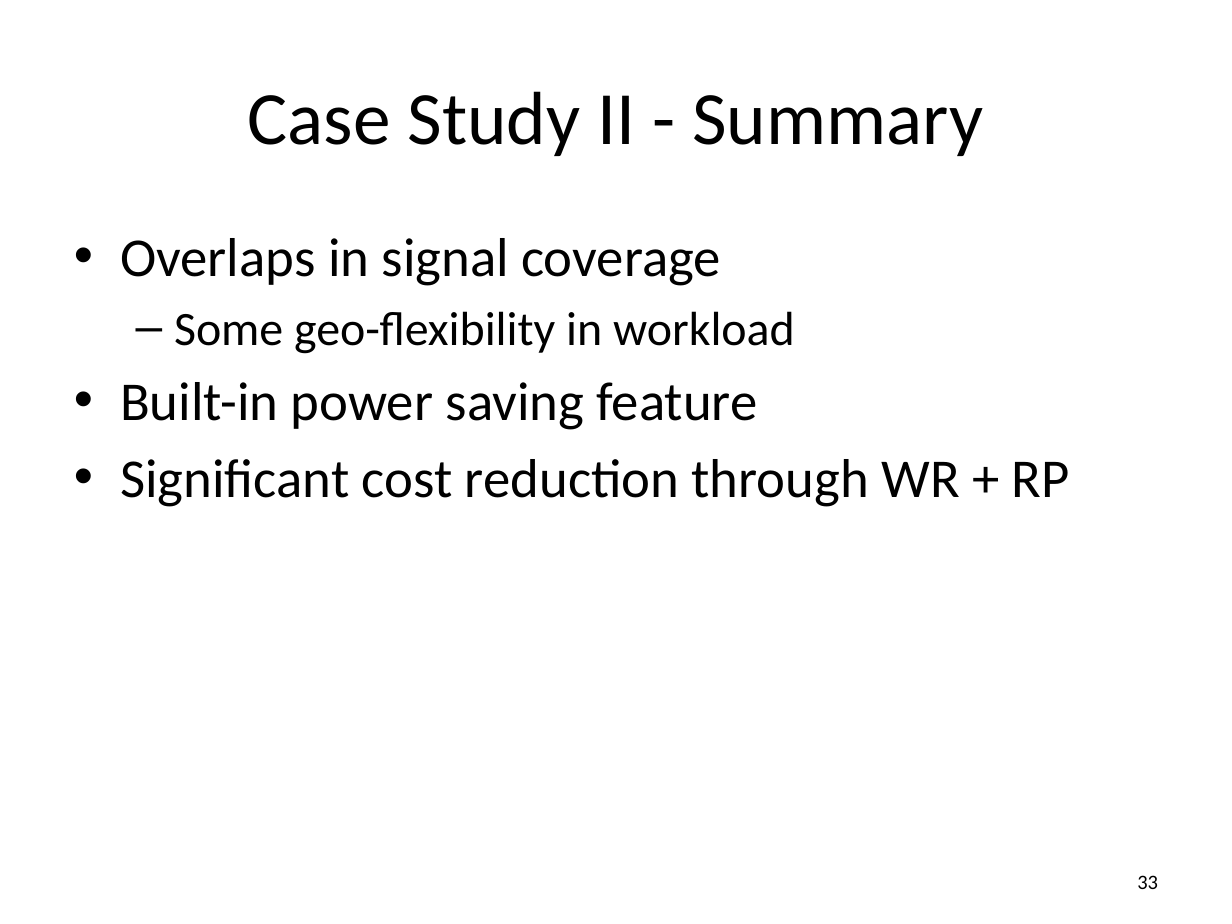
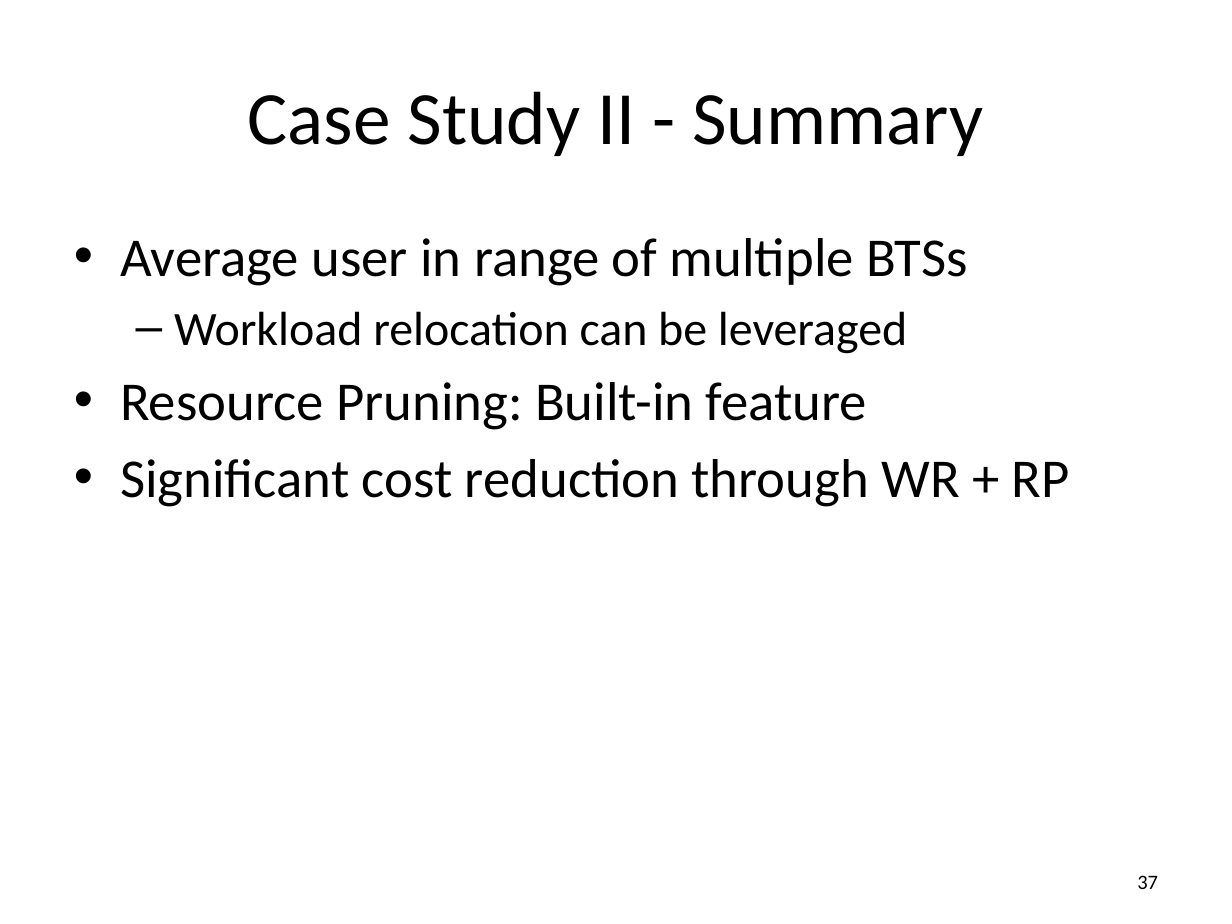
Before and after one commit to msaqib/Dissertation, a slide deck: slide 37 of RED-BLv8b.pptx (slide 33 before the commit). Drawn at 1232x924 pixels with LibreOffice and Linux fonts; fonts in the diff are those of the drawing. Boxes give left, top, right and bottom in pixels: in the first picture for what was removed or moved away, otherwise in the second. Text is boxed around its words. In the diff, an @@ line names an element or a change of style, - is before the commit and + after.

```diff
--- a/RED-BLv8b.pptx
+++ b/RED-BLv8b.pptx
@@ text at bbox=[120, 238, 968, 430]: text changed @@
-• Overlaps in signal coverage
-  – Some geo-flexibility in workload
-• Built-in power saving feature
+• Average user in range of multiple BTSs
+  – Workload relocation can be leveraged
+• Resource Pruning: Built-in feature
@@ page number at bbox=[1137, 875, 1158, 889]: text changed @@
-33
+37
```
Also in this commit, not shown: 32 other slides changed, 7 slides added, 2 slides removed, 32 other files.
